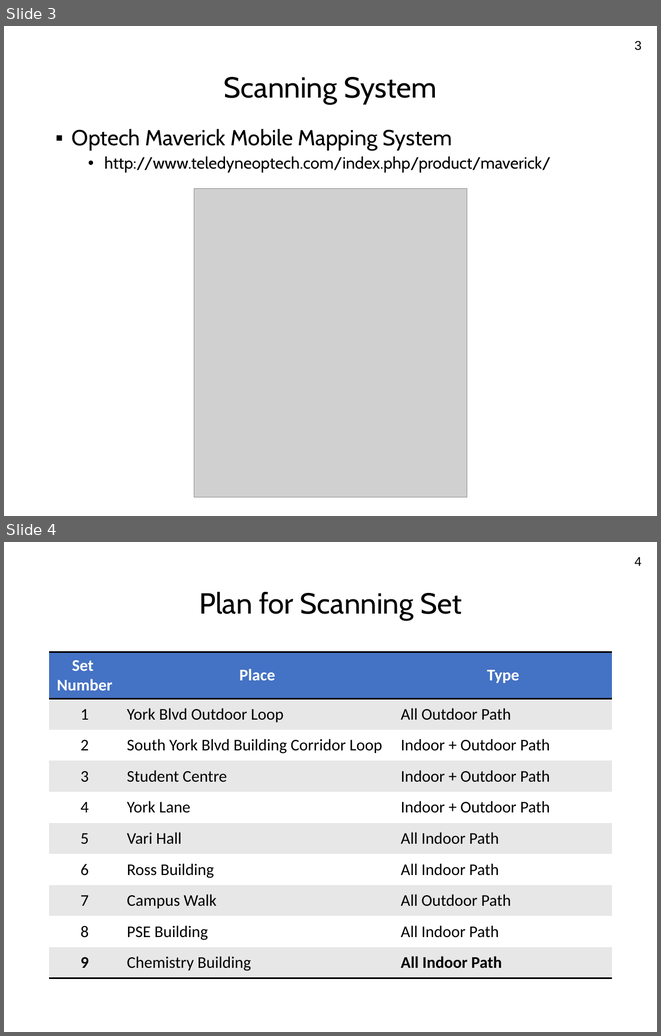
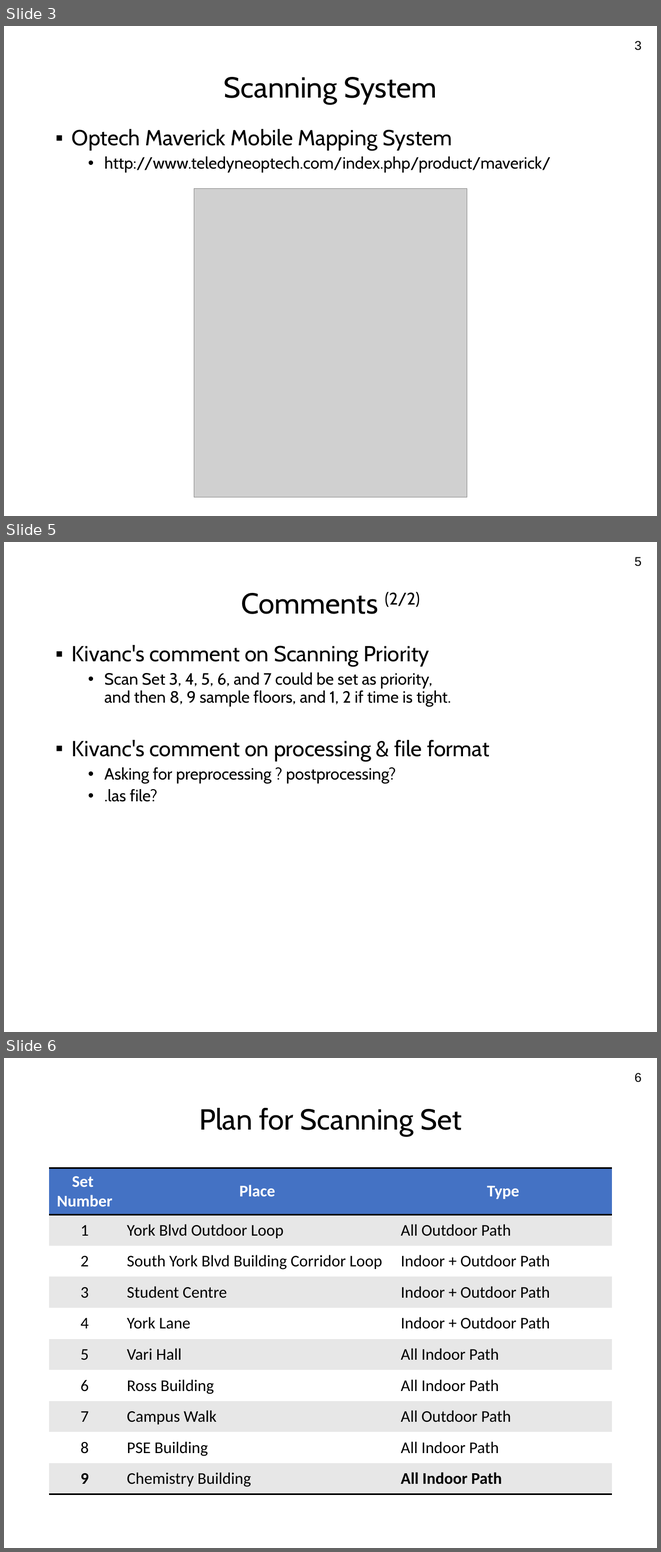
Before and after one commit to yorku-ausml/lab, a slide deck: doc/Scanningday_20180316/plan_for_scanning_day_20180316.pptx. Shown one above the other, each under a label of ours: slides 3 and 4 before the commit, slides 3, 5 and 6 after it; the slides between them are not shown. The pictures are 661x1036 and 661x1552 pixels, drawn with LibreOffice and Linux fonts; fonts in the diff are those of the drawing; grey boxes stand for pictures. Boxes give left, top, right and bottom in pixels: in the first picture for what was removed or moved away, otherwise in the second. Text is boxed around its words. In the diff, an @@ line names an element or a change of style, - is before the commit and + after.

```diff
--- a/doc/Scanningday_20180316/plan_for_scanning_day_20180316.pptx
+++ b/doc/Scanningday_20180316/plan_for_scanning_day_20180316.pptx
@@ slide 5 added at bbox=[4, 542, 657, 1032], background #FFFFFF @@
@@ page number added at bbox=[635, 557, 642, 566], 14 pt, text #000000 @@
+5
@@ title added at bbox=[241, 592, 420, 614], 32 pt, text #000000 @@
+Comments (2/2)
@@ text added at bbox=[72, 645, 489, 802], 18 pt, text #000000 @@
+▪ Kivanc's comment on Scanning Priority
+  • Scan Set 3, 4, 5, 6, and 7 could be set as priority,
+    and then 8, 9 sample floors, and 1, 2 if time is tight.
+▪ Kivanc's comment on processing & file format
+  • Asking for preprocessing ? postprocessing?
+  • .las file?
@@ what was slide 4 is now slide 6 @@
@@ page number at bbox=[635, 1073, 642, 1082]: text changed @@
-4
+6
```
Also in this commit, not shown: 2 slides changed, 2 other slides added, 1 other file.
